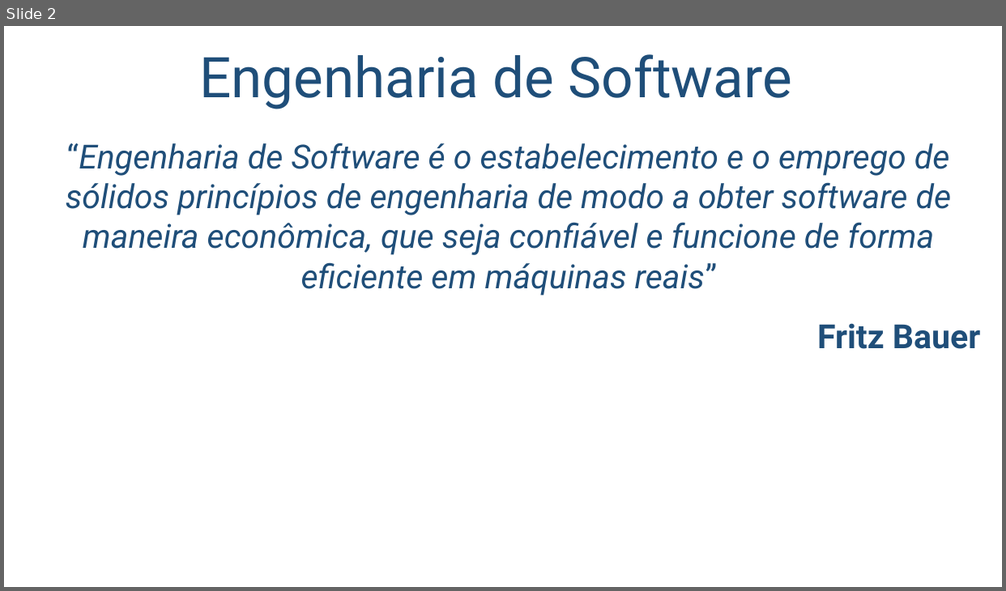
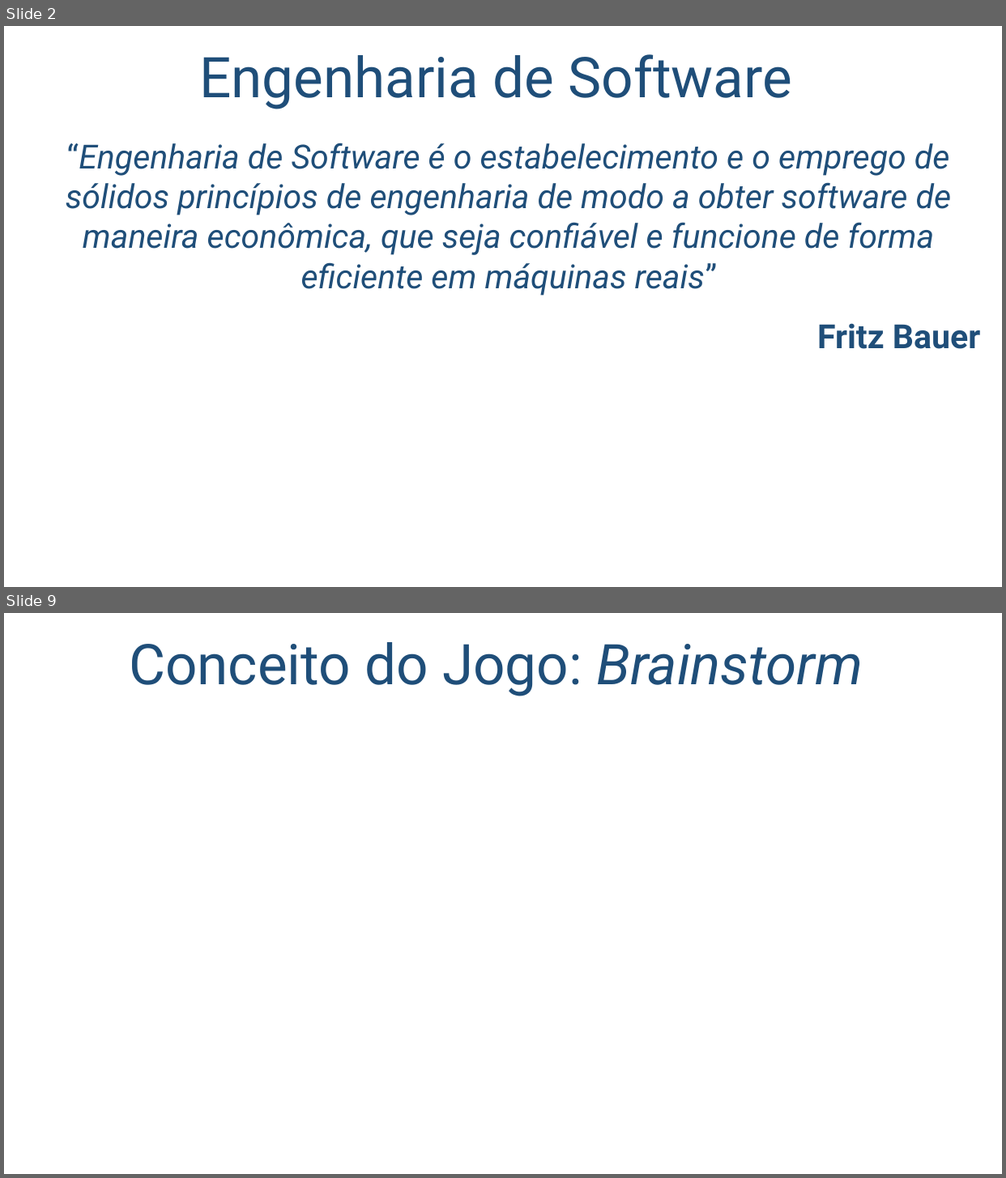
Before and after one commit to salmo-jr/public-slides, a slide deck: engenharia-de-software.pptx. Shown one above the other, each under a label of ours: slide 2 before the commit, slides 2 and 9 after it; the slides between them are not shown. The pictures are 1006x591 and 1006x1178 pixels, drawn with LibreOffice and Linux fonts; fonts in the diff are those of the drawing; background and template pictures are left out. Boxes give left, top, right and bottom in pixels: in the first picture for what was removed or moved away, otherwise in the second. Text is boxed around its words. In the diff, an @@ line names an element or a change of style, - is before the commit and + after.

```diff
--- a/engenharia-de-software.pptx
+++ b/engenharia-de-software.pptx
@@ slide 9 added at (4,613,1002,1174), background picture (left out) @@
@@ title added at (129,642,863,696), 54 pt, text #1F4E79 @@
+Conceito do Jogo: Brainstorm
```
Also in this commit, not shown: 23 other slides added, 1 slide removed.
